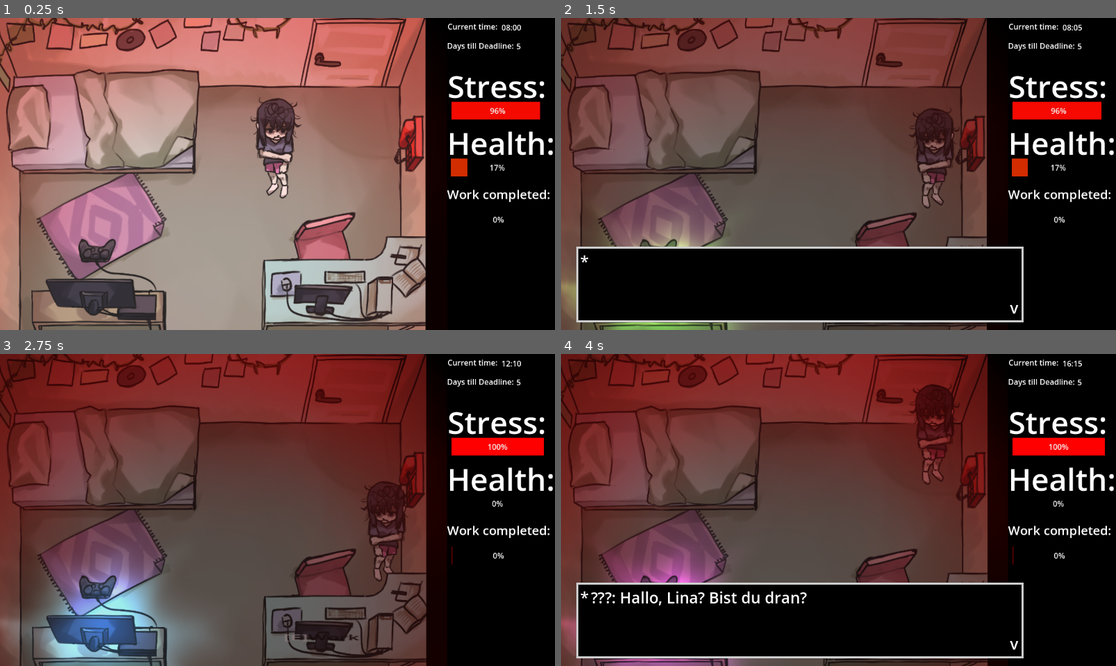
Above: before the commit, frames 1-4 (two rows, left to right).
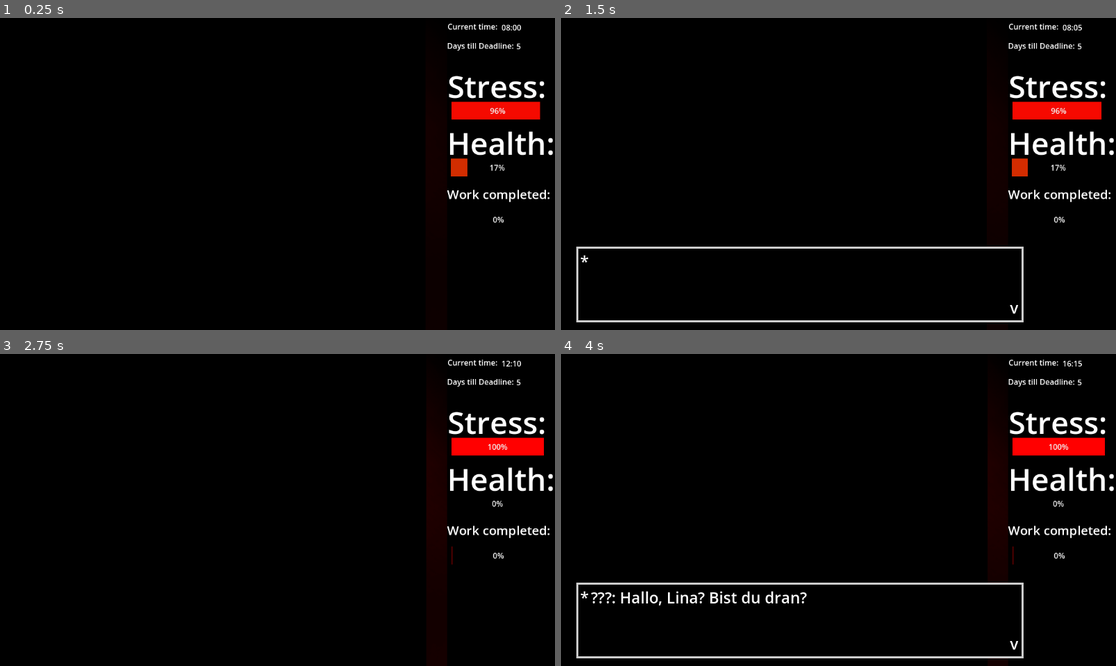
Above: after the commit, the same moments.

Repository: rschlegeTH/EPWS2526PritzkauSchlegel
Game: Godot game, scene res://main_scene_room.tscn
The game is run twice, just before and just after one commit, with the same random seed, the same clock (stepped at 60 frames per second) and the same inputs. The engine's default icon, where the game draws it, is replaced by a stand-in: a white triangle on a blue panel in a dark square.
Inputs (mouse positions are in pixels of both pictures, inside the frame that each line leads up to):
- Up to frame 1 (0.25 s): no input
- Up to frame 2 (1.5 s): tap Enter (ui_accept) at 0.5, 0.77 s; move the mouse to (960, 158) at 0.52 s; hold Right (ui_right) 0.53-1.28 s; hold E (interact) 0.53-1.28 s; move the mouse to (727, 189) at 1.27 s; hold Down (ui_down) from 1.28 s (still down); tap E (interact) at 1.35 s
- Up to frame 3 (2.75 s): tap Enter (ui_accept) at 1.52 s; move the mouse to (321, 634) at 2.02 s; release Down (ui_down) at 2.03 s; hold Right (ui_right) from 2.03 s (still down); hold E (interact) from 2.03 s (still down)
- Up to frame 4 (4 s): move the mouse to (810, 572) at 2.77 s; release Right (ui_right) at 2.78 s; release E (interact) at 2.78 s; hold Up (ui_up) 2.78-3.53 s; tap E (interact) at 2.85 s; tap Enter (ui_accept) at 3.02, 3.77 s; move the mouse to (1005, 556) at 3.52 s; hold Left (ui_left) from 3.53 s (still down); hold E (interact) from 3.53 s (still down)

The runs differ from the first frame. In frame 1, 77% of the frame differs, in the area x 0-77%, y 0-100%; in frame 2, 59%; in frame 3, 77%; in frame 4, 59%.

Commit message:
shader fix

Diff:
--- a/Development/new-game-project/main_scene_room.tscn
+++ b/Development/new-game-project/main_scene_room.tscn
@@ -74,16 +74,16 @@
 shader = ExtResource("2_jv2be")
 shader_parameter/intensity = 0.0
 
+[sub_resource type="ShaderMaterial" id="ShaderMaterial_s2nlt"]
+shader = ExtResource("11_k18p7")
+shader_parameter/intensity = 1.0
+
 [sub_resource type="ShaderMaterial" id="ShaderMaterial_gvlgq"]
 shader = ExtResource("5_3ukrw")
 shader_parameter/intensity = 0.0
 shader_parameter/FactorA = Vector2(100, 100)
 shader_parameter/FactorB = Vector2(1, 1)
 shader_parameter/magnitude = Vector2(0.01, 0.01)
-
-[sub_resource type="ShaderMaterial" id="ShaderMaterial_s2nlt"]
-shader = ExtResource("11_k18p7")
-shader_parameter/intensity = 0.0
 
 [sub_resource type="CircleShape2D" id="CircleShape2D_vl18p"]
 radius = 65.192024
@@ -233,6 +233,19 @@
 texture = ExtResource("3_s07yt")
 script = ExtResource("4_jo7i1")
 
+[node name="BackBufferCopy3" type="BackBufferCopy" parent="ShaderEffekte"]
+z_index = 3
+position = Vector2(-185.19438, 1.4066696e-05)
+scale = Vector2(4.738028, 3.0375001)
+copy_mode = 2
+
+[node name="FadeToBlackShader" type="Sprite2D" parent="ShaderEffekte"]
+z_index = 3
+material = SubResource("ShaderMaterial_s2nlt")
+position = Vector2(-137.00003, 1.4066696e-05)
+scale = Vector2(0.61830986, 0.6)
+texture = ExtResource("3_s07yt")
+
 [node name="BackBufferCopy" type="BackBufferCopy" parent="ShaderEffekte"]
 z_index = 3
 position = Vector2(-112.00003, 0)
@@ -246,19 +259,6 @@
 scale = Vector2(7.25, 5.0625)
 texture = ExtResource("16_v0yip")
 script = ExtResource("7_gvlgq")
-
-[node name="BackBufferCopy3" type="BackBufferCopy" parent="ShaderEffekte"]
-z_index = 3
-position = Vector2(-185.19438, 1.4066696e-05)
-scale = Vector2(4.738028, 3.0375001)
-copy_mode = 2
-
-[node name="FadeToBlackShader" type="Sprite2D" parent="ShaderEffekte"]
-z_index = 3
-material = SubResource("ShaderMaterial_s2nlt")
-position = Vector2(-137.00003, 1.4066696e-05)
-scale = Vector2(0.61830986, 0.6)
-texture = ExtResource("3_s07yt")
 
 [node name="Player" type="CharacterBody2D" parent="."]
 z_index = 1
